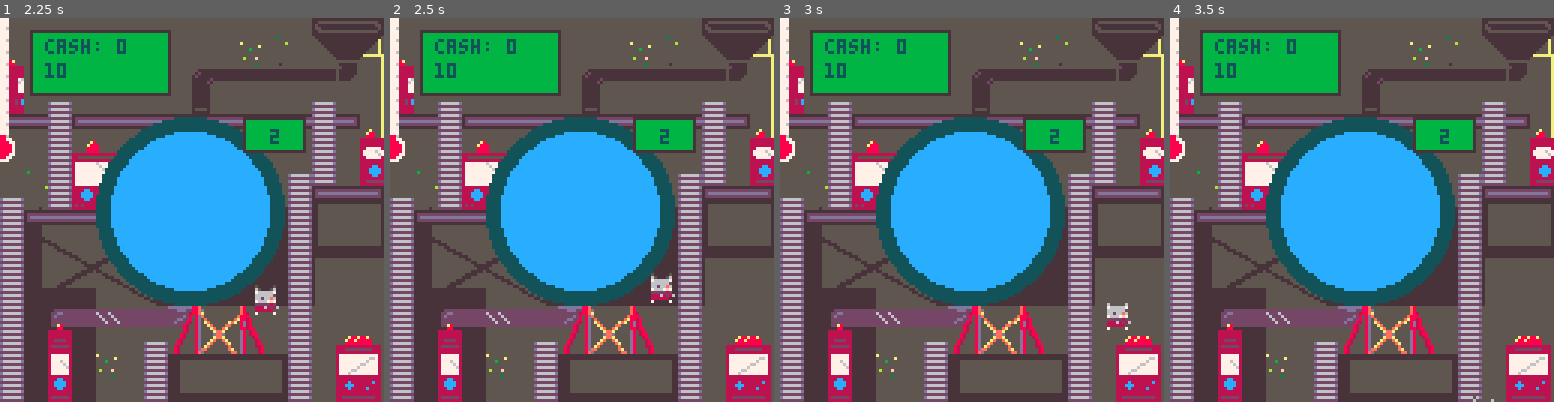
Above: before the commit, frames 1-4 (left to right).
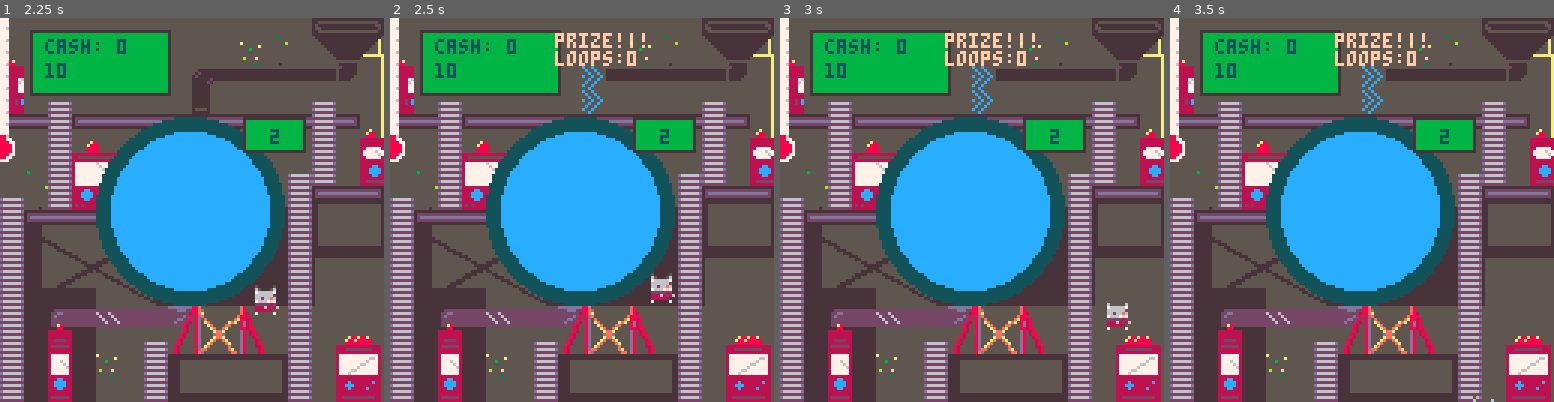
Above: after the commit, the same moments.

Repository: keatontate/gmtk-jam-2025
Game: PICO-8 cartridge src/loop-game.p8
Same seed, same stepped clock (60 frames per second), same inputs: the game is played once before the commit and once after it.
Inputs:
- Up to frame 1 (2.25 s): tap X (X key) at 0.33, 1.07, 1.85 s; tap O (Z key) at 0.7, 1.7, 2.1 s; hold Right 1.6-2.1 s; hold Up from 2.15 s (still down)
- Up to frame 2 (2.5 s): release Up at 2.42 s; hold Right from 2.47 s (still down)
- Up to frame 3 (3 s): keep holding Right; tap O (Z key) at 2.5, 2.9 s; tap X (X key) at 2.97 s
- Up to frame 4 (3.5 s): release Right at 3.03 s; hold Left from 3.08 s (still down); tap O (Z key) at 3.3 s

Frame 1 is identical in both runs. In frame 2, 1.3% of the frame differs, in the area x 42-67%, y 3-25%; in frame 3, 1.3%; in frame 4, 1.3%.

Commit message:
added a prize

Diff:
--- a/src/game-loop.lua
+++ b/src/game-loop.lua
@@ -43,12 +43,10 @@
   update_particles()
   -- autosell()
   update_shop()
+  update_prizes()
 end
 
 function _draw()
-
-
-
   cls()
   draw_map()
   draw_count()
@@ -57,6 +55,7 @@
   draw_pl()
   draw_particles()
   draw_shop()
+  draw_prizes()
 
   if not tutorial.finished then
     draw_tutorial()
--- a/src/loop-game.p8
+++ b/src/loop-game.p8
@@ -18,6 +18,7 @@
 #include cash.lua
 #include tutorial.lua
 #include shop.lua
+#include prize.lua
 
 __gfx__
 00000000000000000000000000000000000000000000000000000000000000000700000066666666666666666666666600000009666666660000180000000000
@@ -97,9 +98,20 @@
 00000000000000000000000044444444000000000000000000000000000000000000000000000000000000000000000000000000000000000000000000000000
 00000000000000000000000088888888000000000000000000000000000000000000000000000000000000000000000000000000000000000000000000000000
 00000000000000000000000066666666000000000000000000000000000000000000000000000000000000000000000000000000000000000000000000000000
+00000000000000000000000000000000000000000000000000000000000000000000000000000000000000000000000000000000000000000000000000000000
+00000000000000000000000000000000000000000000000000000000000000000000000000000000000000000000000000000000000000000000000000000000
+00000000000000000000000000000000000000000000000000000000000000000000000000000000000000000000000000000000000000000000000000000000
+000000000000000000000000500500000000a00a0000000000000000000000000000000000000000000000000000000000000000000000000000000000000000
+00000000000000000000000005005000000a00a00000000000000000000000000000000000000000000000000000000000000000000000000000000000000000
+0000000000000000000000000050050000a00a000000000000000000000000000000000000000000000000000000000000000000000000000000000000000000
+000000000000000000000000500500500a00a00a0000000000000000000000000000000000000000000000000000000000000000000000000000000000000000
+00000000000000000000000000500500a00a00a00000000000000000000000000000000000000000000000000000000000000000000000000000000000000000
+000000000000000000000000050050000a00a00a0000000000000000000000000000000000000000000000000000000000000000000000000000000000000000
+0000000000000000000000005005000000a00a000000000000000000000000000000000000000000000000000000000000000000000000000000000000000000
+00000000000000000000000000500000000a00a00000000000000000000000000000000000000000000000000000000000000000000000000000000000000000
 __gff__
 0000000000000002000101010401000000000000000000020000000004000000000000000000000808040000040000000000000000000008080400040100000000000000000000080804000400000000000000000000000000000001000000000000000405000000000000000000000000000004050000000000000000000000
-0000000401000000000000000000000000000001000000000000000000000000000000000000000000000000000000000000000000000000000000000000000000000000000000000000000000000000000000000000000000000000000000000000000000000000000000000000000000000000000000000000000000000000
+0000000401000000000000000000000000000001000000000000000000000000000000800000000000000000000000000000000000000000000000000000000000000000000000000000000000000000000000000000000000000000000000000000000000000000000000000000000000000000000000000000000000000000
 __map__
 1b0000000000000000000021005657583c000000000000000000000000000000000000000000000000000000000000000000000000000000000000000000000000000000000000000000000000000000000000000000000000000000000000000000000000000000000000000000000000000000000000000000000000000000
 2b0000000000000000003032006667683c000000000000000000000000000000000000000000000000000000000000000000000000000000000000000000000000000000000000000000000000000000000000000000000000000000000000000000000000000000000000000000000000000000000000000000000000000000
--- /dev/null
+++ b/src/prize.lua
@@ -0,0 +1,42 @@
+-- randomly a price will be possible.
+-- the user must loop a certain amount of times
+-- to get it
+
+prize_time = 0
+
+prize_loops = 0
+
+prize_indx = 0
+prize_delay = 50
+prize_prob = 1
+prize_going = false
+
+function spawn_prize()
+
+  -- set a prize indicator thing
+  mset(8, 2, 163)
+  mset(8, 3, 163)
+
+end
+
+function update_prizes()
+  prize_indx+= 1
+  if (prize_indx/ prize_delay) == 1 then
+    prize_indx = 0
+
+    if rnd() < prize_prob and not prize_going then
+      prize_going = true
+      spawn_prize()
+      -- todo: different music
+    end
+  end
+end
+
+
+
+function draw_prizes()
+  if prize_going then
+    print("prize!!!", 55, 5)
+    print("loops:" .. prize_loops, 55, 11)
+  end
+end
Not shown, changed: documentation/dev.md
